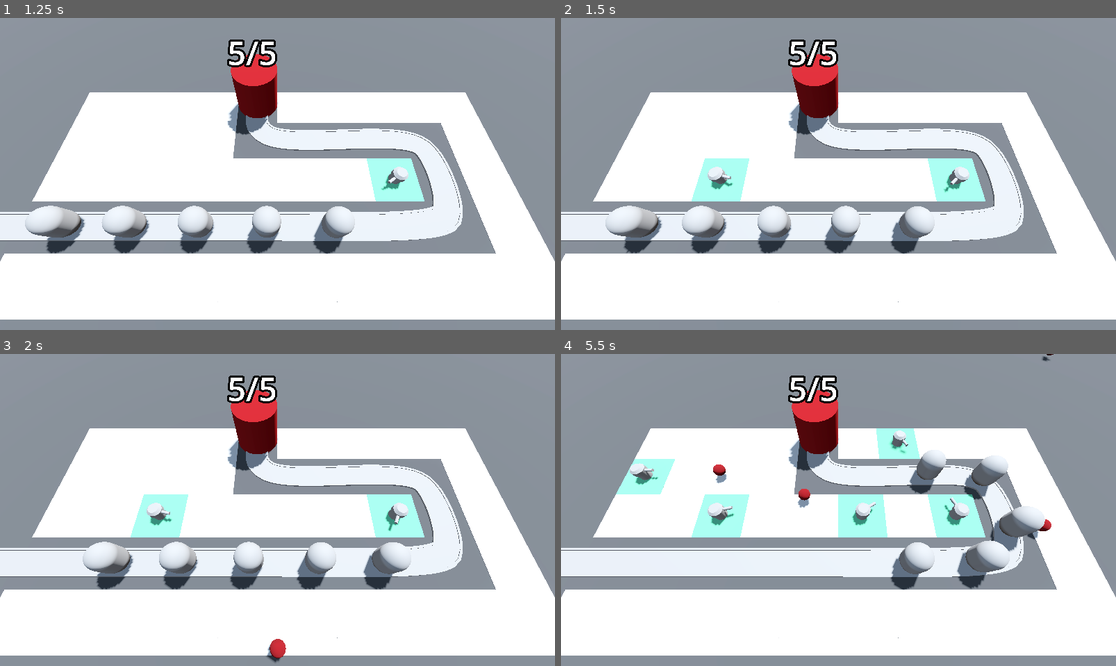
Above: before the commit, frames 1-4 (two rows, left to right).
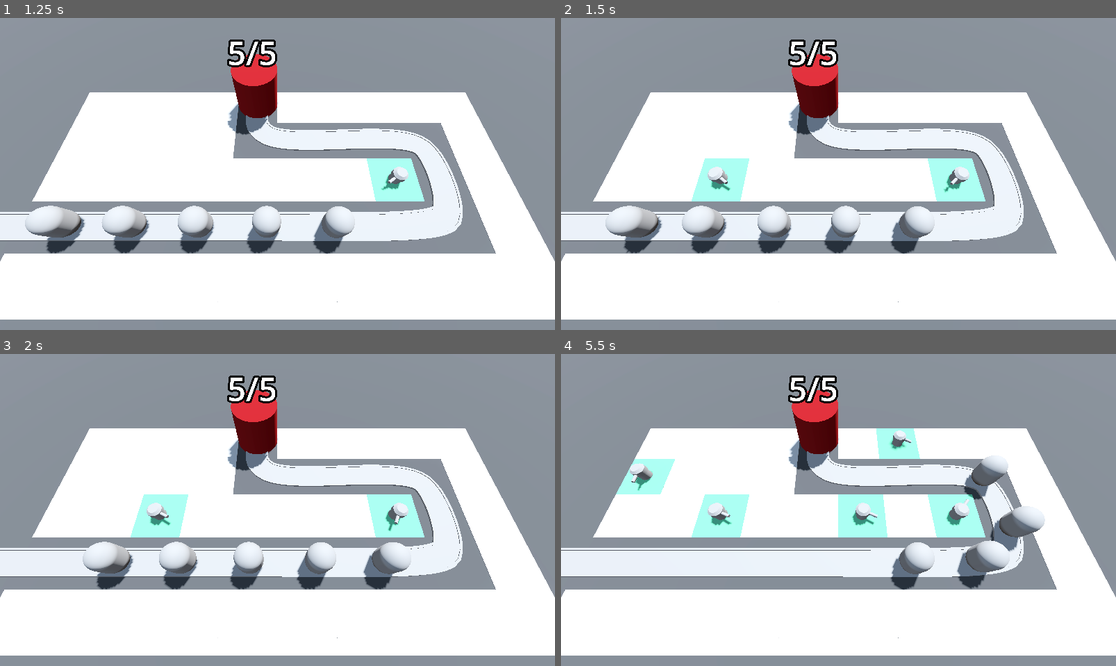
Above: after the commit, the same moments.

Repository: brianlove/Udemy-Godot-Barbarian-Blaster
Game: Godot game, scene res://BaseLevel.tscn
Two runs of this game, one before a commit and one after it. Both use one fixed random seed, a clock stepped at 60 frames per second and the inputs below.
Inputs (mouse positions are in pixels of both pictures, inside the frame that each line leads up to):
- Up to frame 1 (1.25 s): move the mouse to (399, 158) at 0.52 s; press the mouse at (399, 158) at 0.53 s
- Up to frame 2 (1.5 s): move the mouse to (727, 189) at 1.27 s; release the mouse at (727, 189) at 1.28 s; click (727, 189) at 1.35 s
- Up to frame 3 (2 s): no input
- Up to frame 4 (5.5 s): move the mouse to (894, 441) at 2.02 s; press the mouse at (894, 441) at 2.03 s; move the mouse to (810, 572) at 2.77 s; release the mouse at (810, 572) at 2.78 s; click (810, 572) at 2.85 s; move the mouse to (1005, 556) at 3.52 s; press the mouse at (1005, 556) at 3.53 s; move the mouse to (672, 463) at 4.27 s; release the mouse at (672, 463) at 4.28 s; click (672, 463) at 4.35 s; move the mouse to (866, 510) at 5.02 s; press the mouse at (866, 510) at 5.03 s

Frame 1 is identical in both runs. In frame 2, less than 0.1% of the frame differs, in the area x 28-32%, y 50-56%; in frame 3, 0.2%; in frame 4, 1.1%, in the area x 12-89%, y 0-60%.

Commit message:
Apply damage to enemies
Lessons 50-51

Diff:
--- a/Enemy/Enemy.gd
+++ b/Enemy/Enemy.gd
@@ -1,12 +1,21 @@
 extends PathFollow3D
 
+@export var max_health: int = 50
 @export var speed: float = 5
 
 @onready var base = get_tree().get_first_node_in_group("base")
 
+var current_health: int:
+	set(new_health):
+		current_health = new_health
+		if current_health < 1:
+			queue_free()
+	get:
+		return current_health
+
 # Called when the node enters the scene tree for the first time.
 func _ready() -> void:
-	pass # Replace with function body.
+	current_health = max_health
 
 
 # Called every frame. 'delta' is the elapsed time since the previous frame.
@@ -15,3 +24,7 @@
 	if progress_ratio == 1:
 		base.take_damage()
 		set_process(false)
+
+
+func take_damage(damage: int = 1) -> void:
+	current_health -= damage
--- a/Enemy/Enemy.tscn
+++ b/Enemy/Enemy.tscn
@@ -1,8 +1,12 @@
-[gd_scene load_steps=3 format=3 uid="uid://cqr2sy0fxadp2"]
+[gd_scene load_steps=4 format=3 uid="uid://cqr2sy0fxadp2"]
 
 [ext_resource type="Script" path="res://Enemy/Enemy.gd" id="1_u01rr"]
 
 [sub_resource type="CapsuleMesh" id="CapsuleMesh_b8qv5"]
+radius = 1.0
+height = 3.0
+
+[sub_resource type="CapsuleShape3D" id="CapsuleShape3D_vcfvx"]
 radius = 1.0
 height = 3.0
 
@@ -14,3 +18,9 @@
 [node name="MeshInstance3D" type="MeshInstance3D" parent="."]
 transform = Transform3D(1, 0, 0, 0, 1, 0, 0, 0, 1, 0, 1.5, 0)
 mesh = SubResource("CapsuleMesh_b8qv5")
+
+[node name="Area3D" type="Area3D" parent="." groups=["enemy_area"]]
+
+[node name="CollisionShape3D" type="CollisionShape3D" parent="Area3D"]
+transform = Transform3D(1, 0, 0, 0, 1, 0, 0, 0, 1, 0, 1.5, 0)
+shape = SubResource("CapsuleShape3D_vcfvx")
--- a/Turret/Projectile.gd
+++ b/Turret/Projectile.gd
@@ -1,5 +1,6 @@
 extends Area3D
 
+@export var damage: int = 10
 @export var speed := 30.0
 
 var direction := Vector3.FORWARD
@@ -10,3 +11,9 @@
 
 func _on_timer_timeout() -> void:
 	queue_free()
+
+
+func _on_area_entered(area: Area3D) -> void:
+	if area.is_in_group('enemy_area'):
+		area.get_parent_node_3d().take_damage(damage)
+		queue_free()
--- a/Turret/Projectile.tscn
+++ b/Turret/Projectile.tscn
@@ -25,4 +25,5 @@
 one_shot = true
 autostart = true
 
+[connection signal="area_entered" from="." to="." method="_on_area_entered"]
 [connection signal="timeout" from="DespawnTimer" to="." method="_on_timer_timeout"]
--- a/Turret/Turret.gd
+++ b/Turret/Turret.gd
@@ -1,16 +1,34 @@
 extends Node3D
 
 var enemy_path: Path3D
+var target: PathFollow3D
+
 @export var projectile: PackedScene
+@export var range: float = 10.0
 
 @onready var barrel: MeshInstance3D = $TurretBase/TurretTop/Barrel
 
 func _physics_process(delta: float) -> void:
-	var enemy = enemy_path.get_children().back()
-	look_at(enemy.global_position, Vector3.UP, true)
+	target = find_best_target()
+	if target:
+		look_at(target.global_position, Vector3.UP, true)
+
 
 func _on_timer_timeout() -> void:
-	var shot = projectile.instantiate()
-	add_child(shot)
-	shot.direction = global_transform.basis.z
-	shot.global_position = barrel.global_position
+	if target:
+		var shot = projectile.instantiate()
+		add_child(shot)
+		shot.direction = global_transform.basis.z
+		shot.global_position = barrel.global_position
+
+
+func find_best_target() -> PathFollow3D:
+	var current_target = null
+	for enemy in enemy_path.get_children():
+		var distance = global_position.distance_to(enemy.global_position)
+		if enemy is PathFollow3D and distance < range:
+			if current_target == null:
+				current_target = enemy
+			elif enemy.progress > current_target.progress:
+				current_target = enemy
+	return current_target
